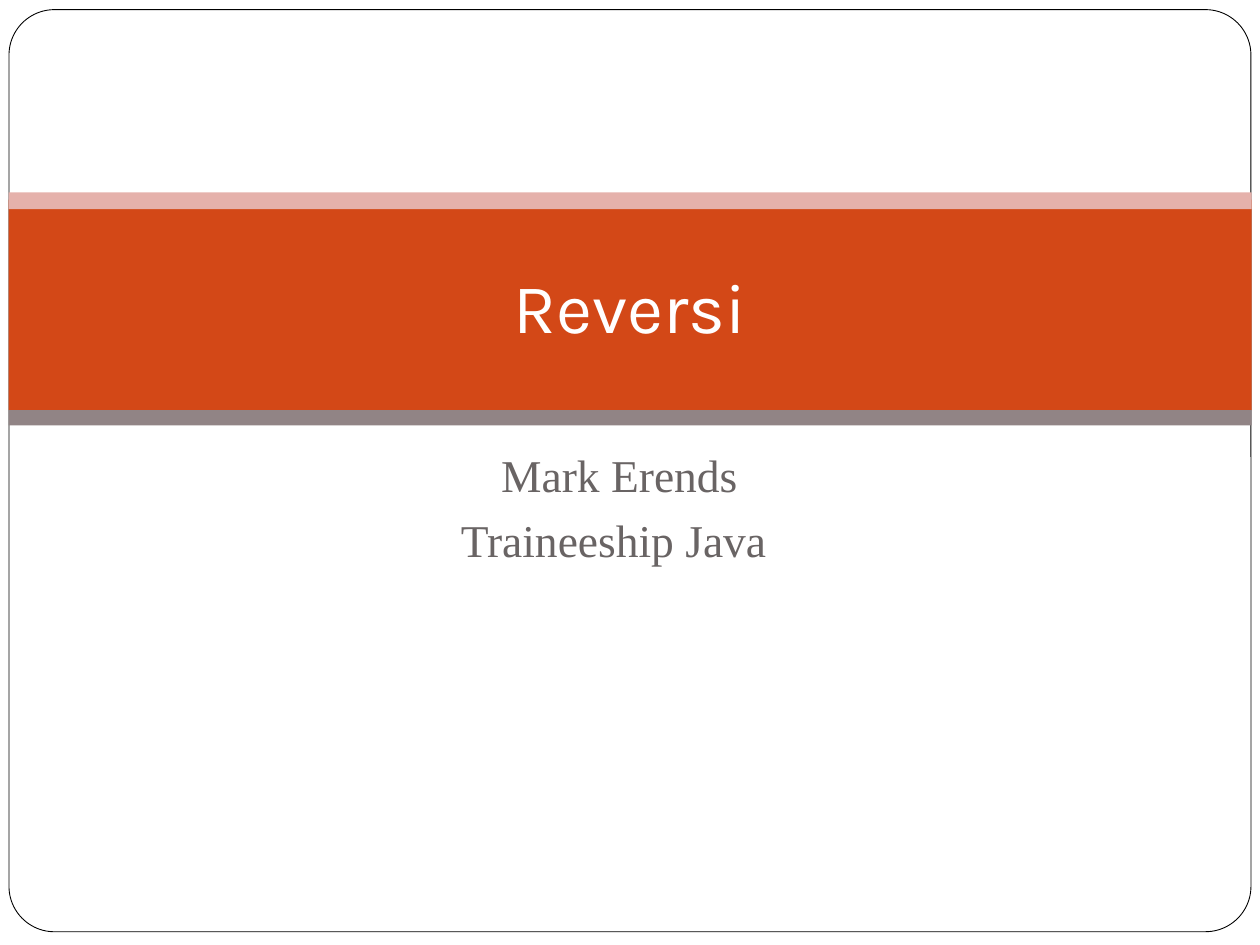
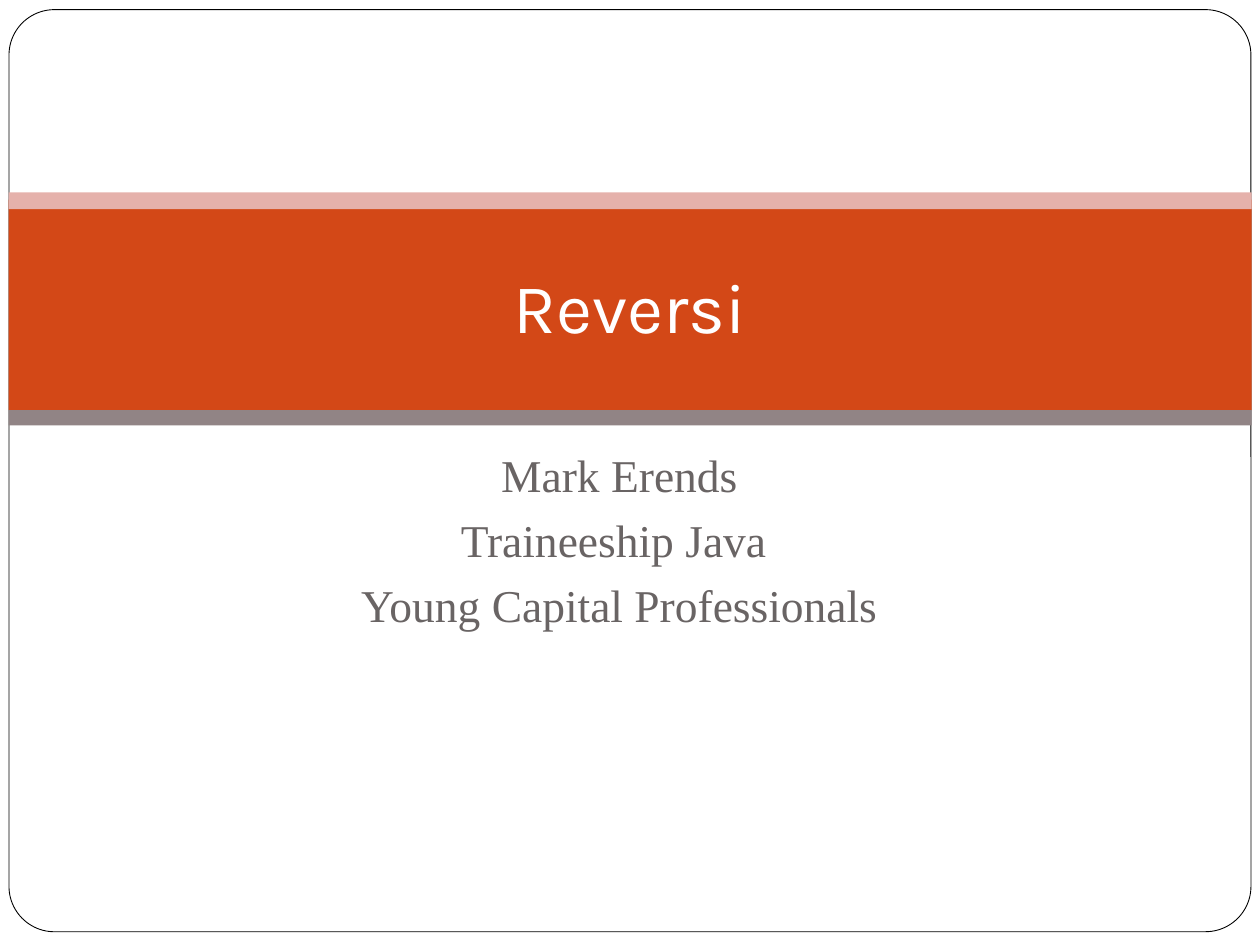
Before and after one commit to MErends/Project_Erends, a slide deck: slide 1 of Reversi.pptx. Drawn at 1260x945 pixels with LibreOffice and Linux fonts; fonts in the diff are those of the drawing; background and template pictures are left out. Boxes give left, top, right and bottom in pixels: in the first picture for what was removed or moved away, otherwise in the second. Text is boxed around its words. In the diff, an @@ line names an element or a change of style, - is before the commit and + after.

```diff
--- a/Reversi.pptx
+++ b/Reversi.pptx
@@ subtitle at bbox=[361, 590, 877, 631]: paragraph added @@
+Young Capital Professionals
```
Also in this commit, not shown: 6 other slides changed.
